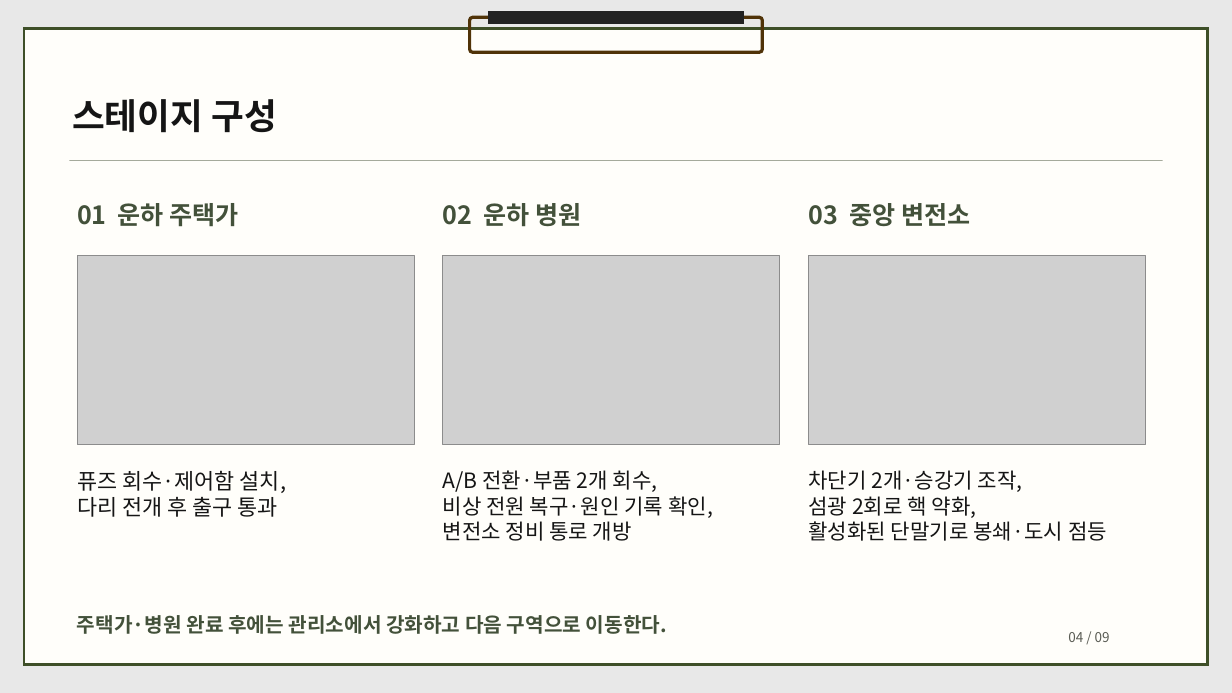
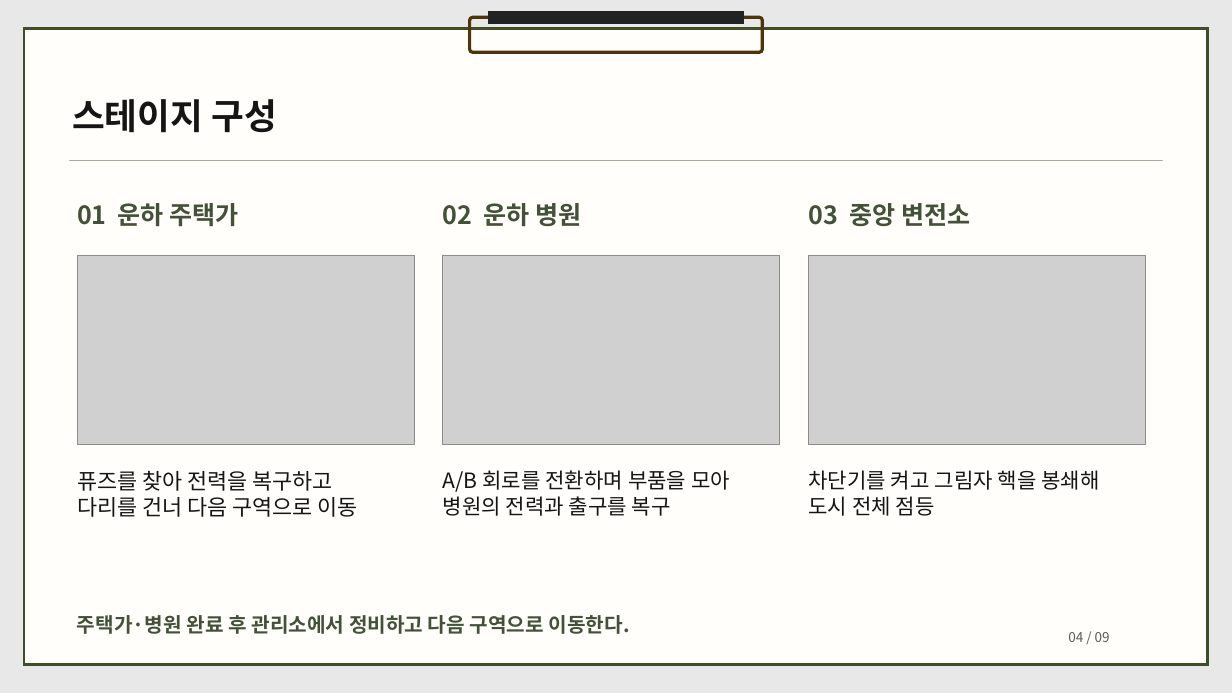
Before and after one commit to dbguswh/2Dgame_project, a slide deck: slide 4 of docs/2D게임프로그래밍 1차발표.pptx. Drawn at 1232x693 pixels with LibreOffice and Linux fonts; fonts in the diff are those of the drawing; grey boxes stand for pictures. Boxes give left, top, right and bottom in pixels: in the first picture for what was removed or moved away, otherwise in the second. Text is boxed around its words. In the diff, an @@ line names an element or a change of style, - is before the commit and + after.

```diff
--- a/docs/2D게임프로그래밍 1차발표.pptx
+++ b/docs/2D게임프로그래밍 1차발표.pptx
@@ text at [77, 471, 358, 517]: text changed @@
-퓨즈 회수·제어함 설치,
-다리 전개 후 출구 통과
+퓨즈를 찾아 전력을 복구하고
+다리를 건너 다음 구역으로 이동
@@ text at [443, 470, 730, 516]: text changed @@
-A/B 전환·부품 2개 회수,
-비상 전원 복구·원인 기록 확인,
-변전소 정비 통로 개방
+A/B 회로를 전환하며 부품을 모아
+병원의 전력과 출구를 복구
@@ text at [809, 470, 1099, 516]: text changed @@
-차단기 2개·승강기 조작,
-섬광 2회로 핵 약화,
-활성화된 단말기로 봉쇄·도시 점등
+차단기를 켜고 그림자 핵을 봉쇄해
+도시 전체 점등
@@ text at [77, 615, 630, 634]: text changed @@
-주택가·병원 완료 후에는 관리소에서 강화하고 다음 구역으로 이동한다.
+주택가·병원 완료 후 관리소에서 정비하고 다음 구역으로 이동한다.
```
Also in this commit, not shown: 7 other slides changed.
